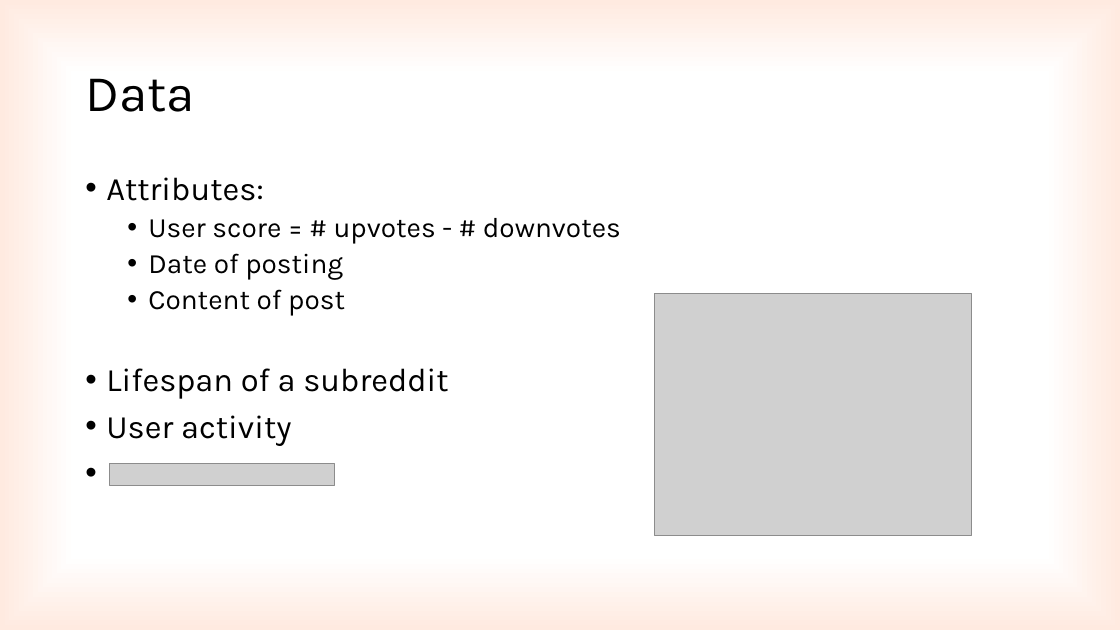
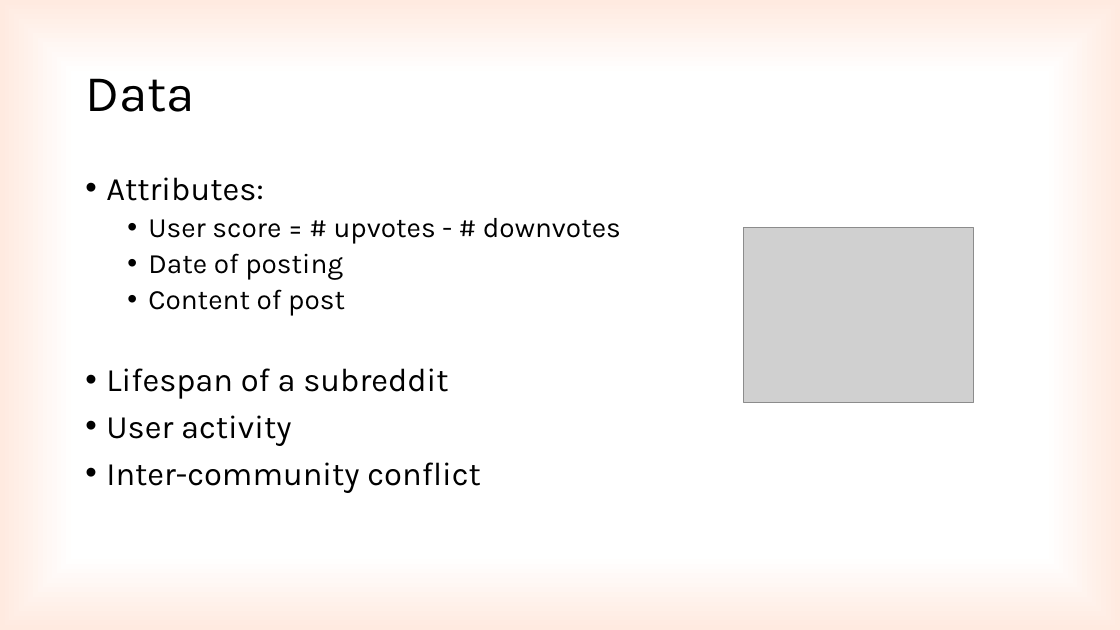
Before and after one commit to kwimbik/Applications-of-Computational-Intelligence, a slide deck: slide 4 of vizualizace.pptx. Drawn at 1120x630 pixels with LibreOffice and Linux fonts; fonts in the diff are those of the drawing; grey boxes stand for pictures. Boxes give left, top, right and bottom in pixels: in the first picture for what was removed or moved away, otherwise in the second. Text is boxed around its words. In the diff, an @@ line names an element or a change of style, - is before the commit and + after.

```diff
--- a/vizualizace.pptx
+++ b/vizualizace.pptx
@@ picture resized from (x1=655, y1=294, x2=971, y2=536) to (x1=744, y1=228, x2=974, y2=403) @@
@@ text at (x1=106, y1=462, x2=481, y2=493): paragraph added @@
+• Inter-community conflict
@@ picture removed at (x1=109, y1=463, x2=334, y2=485) @@
```
Also in this commit, not shown: 8 other slides changed.
